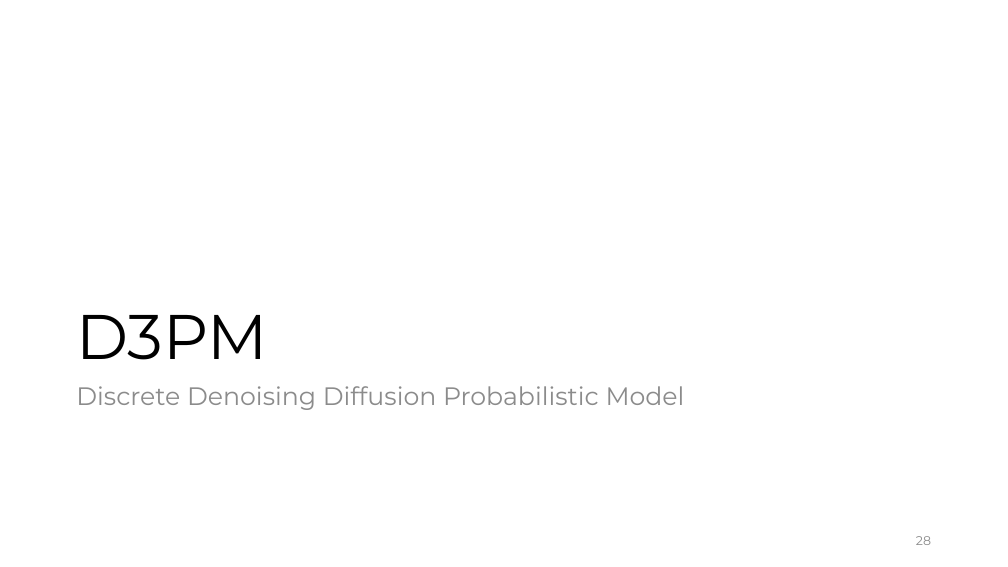
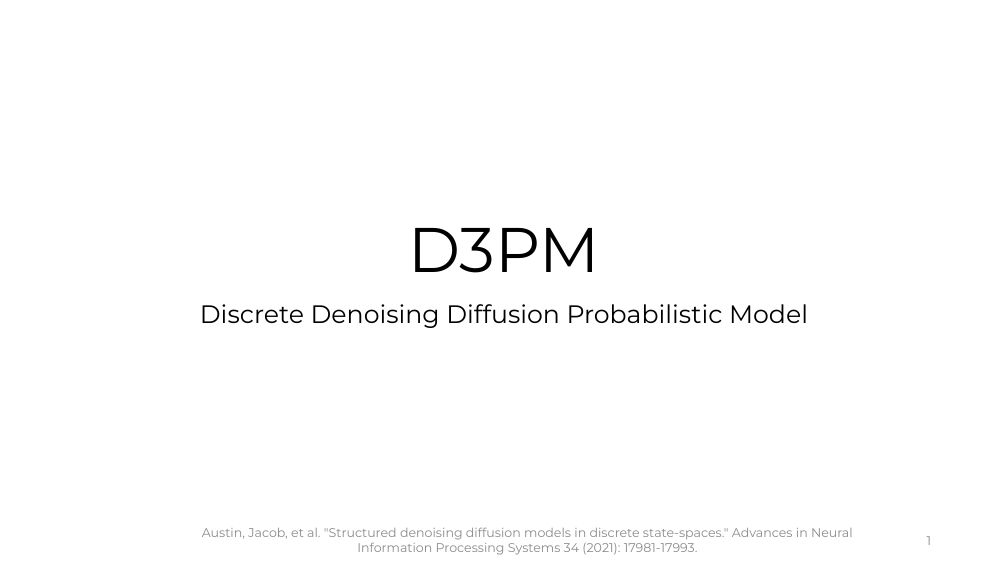
Before and after one commit to gadmiraal/Generative-AI-for-bio-molecule-design-notes, a slide deck: slide 1 of Master Thesis/student_session_2.pptx (slide 28 before the commit). Drawn at 1008x567 pixels with LibreOffice and Linux fonts; fonts in the diff are those of the drawing. Boxes give left, top, right and bottom in pixels: in the first picture for what was removed or moved away, otherwise in the second. Text is boxed around its words. In the diff, an @@ line names an element or a change of style, - is before the commit and + after.

```diff
--- a/Master Thesis/student_session_2.pptx
+++ b/Master Thesis/student_session_2.pptx
@@ title "D3PM": place and size @@
-title "D3PM" at (76,315,268,360)
+title "D3PM" at (408,228,600,273)
@@ title "D3PM" at (408,228,600,273): alignment left to centre @@
@@ subtitle "Discrete Denoising Diffusion Probabilistic Model": place and size @@
-subtitle "Discrete Denoising Diffusion Probabilistic Model" at (76,386,685,410)
+subtitle "Discrete Denoising Diffusion Probabilistic Model" at (200,304,808,328)
@@ subtitle "Discrete Denoising Diffusion Probabilistic Model" at (200,304,808,328): text colour #8C8C8C to #000000; alignment left to centre @@
@@ text added at (202,527,853,555), 12 pt, text #8C8C8C @@
+Austin, Jacob, et al. "Structured denoising diffusion models in discrete state-spaces." Advances in Neural Information Processing Systems 34 (2021): 17981-17993.
@@ page number at (927,536,932,545): text changed @@
-28
+1
```
Also in this commit, not shown: 17 slides added, 39 slides removed.
